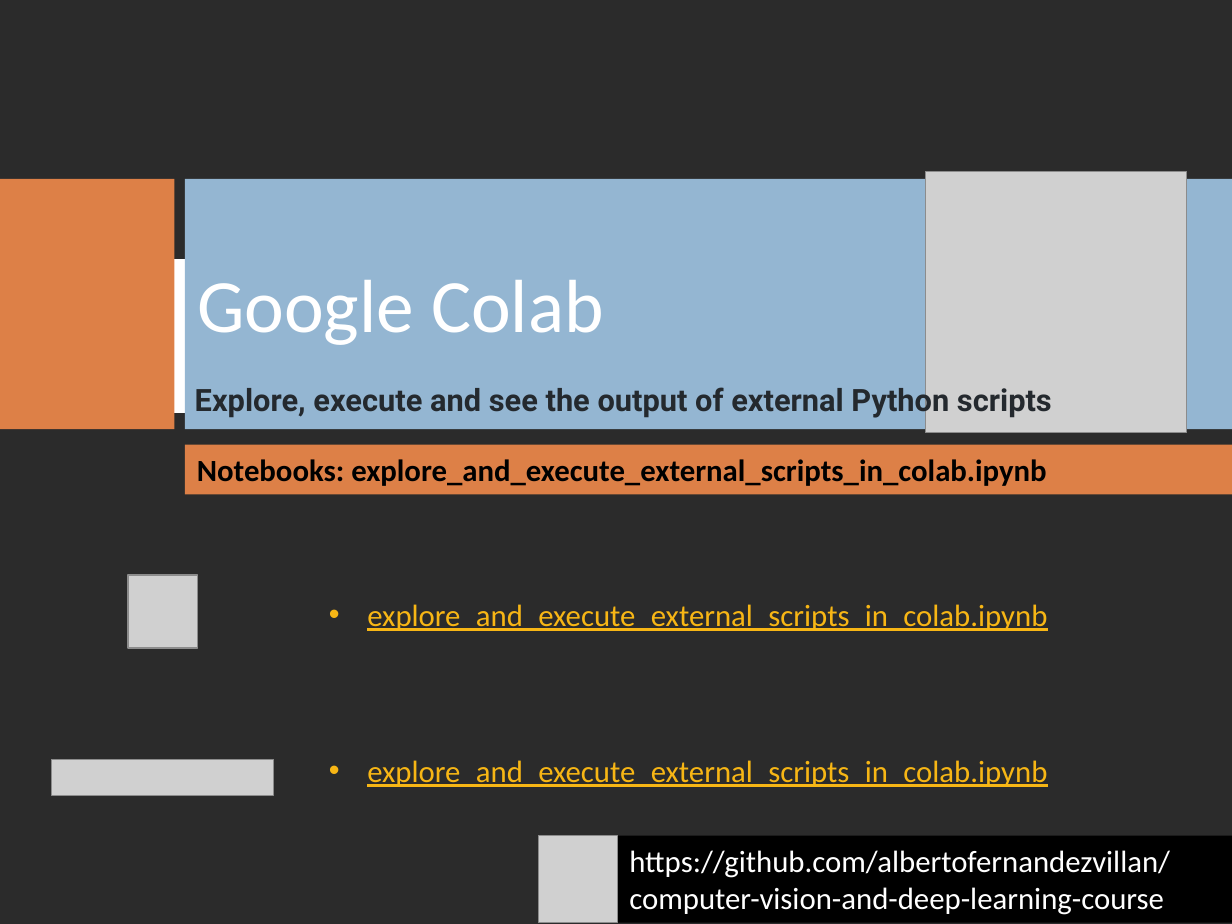
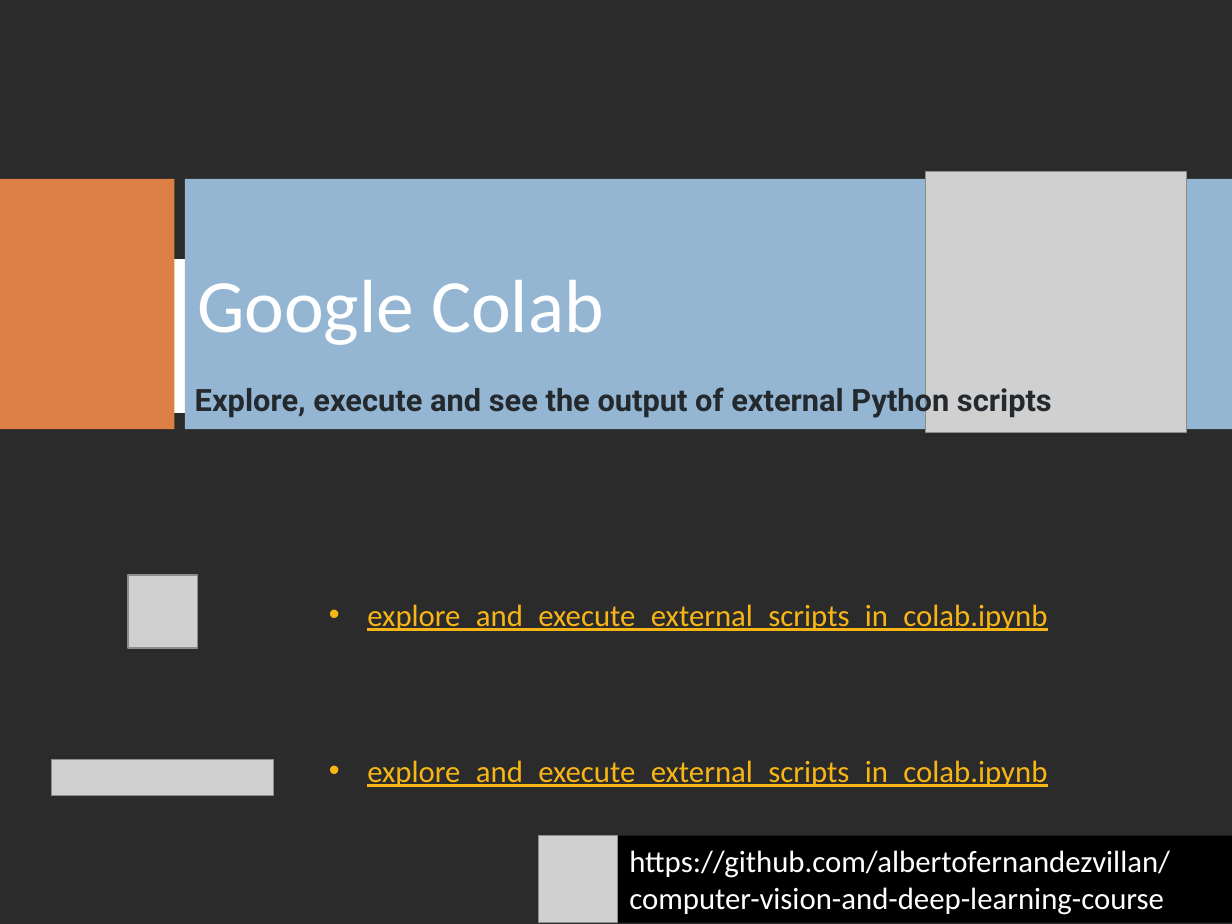
Before and after one commit to albertofernandezvillan/computer-vision-and-deep-learning-course, a slide deck: slide 2 of presentations/Explore_execute_and_see_external_python_scripts.pptx. Drawn at 1232x924 pixels with LibreOffice and Linux fonts; fonts in the diff are those of the drawing; grey boxes stand for pictures; background and template pictures are left out; a plain dark background stands for a picture behind light text. Boxes give left, top, right and bottom in pixels: in the first picture for what was removed or moved away, otherwise in the second. Text is boxed around its words. In the diff, an @@ line names an element or a change of style, - is before the commit and + after.

```diff
--- a/presentations/Explore_execute_and_see_external_python_scripts.pptx
+++ b/presentations/Explore_execute_and_see_external_python_scripts.pptx
@@ rectangle removed at (185, 445, 1232, 494) @@
-Notebooks: explore_and_execute_external_scripts_in_colab.ipynb
```
